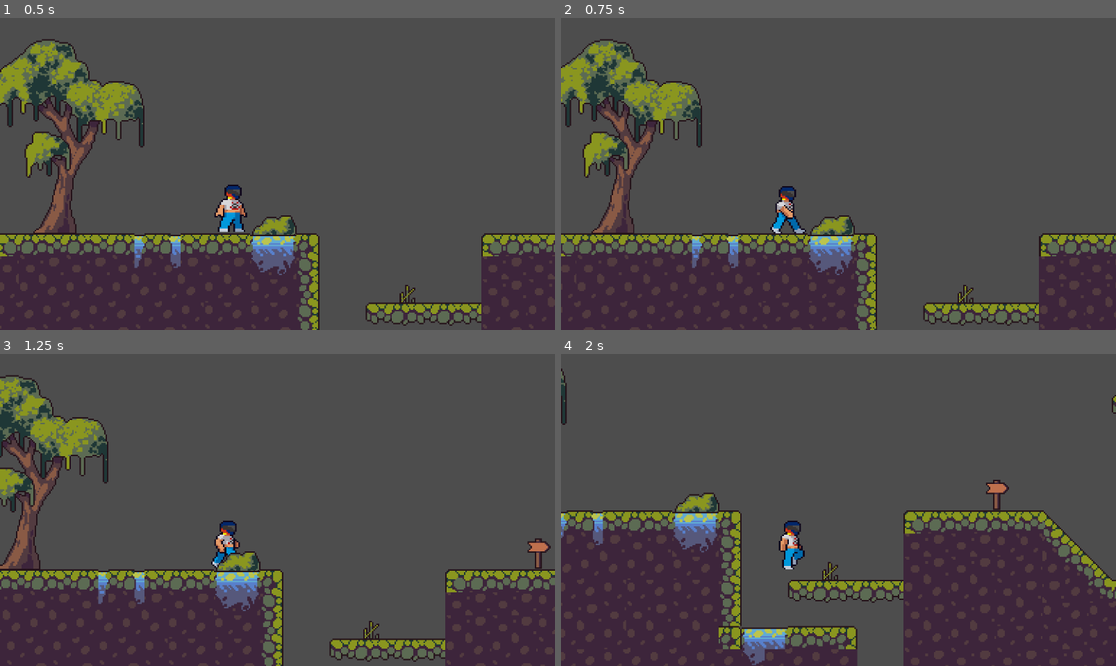
Above: before the commit, frames 1-4 (two rows, left to right).
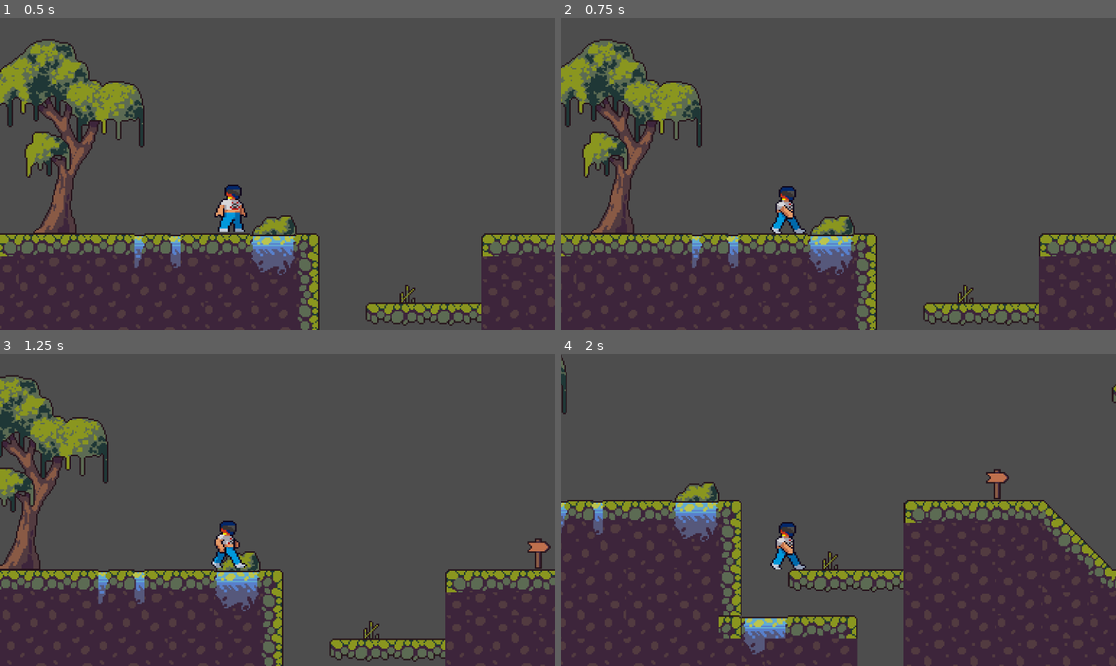
Above: after the commit, the same moments.

Repository: ThallesHR/godotgame
Game: Godot game, scene res://personagens.tscn
Same seed, same stepped clock (60 frames per second), same inputs: the game is played once before the commit and once after it.
Inputs:
- Up to frame 1 (0.5 s): no input
- Up to frame 2 (0.75 s): tap Enter (ui_accept) at 0.5 s; hold Right (ui_right) from 0.53 s (still down)
- Up to frame 3 (1.25 s): keep holding Right (ui_right); tap Enter (ui_accept) at 0.77 s
- Up to frame 4 (2 s): keep holding Right (ui_right); tap Enter (ui_accept) at 1.52 s

Frame 1 is identical in both runs. In frame 2, 0.6% of the frame differs, in the area x 0-87%, y 6-100%; in frame 3, 0.1%; in frame 4, 13%, in the area x 0-100%, y 0-100%.

Commit message:
new update motoboy
new update motoboy -- new animation jump and add new enemie sprite

Diff:
--- /dev/null
+++ b/motoboy-project/enemymov.gd
@@ -0,0 +1,13 @@
+extends CharacterBody2D
+@onready var navigation_agent_2d = $NavigationAgent2D
+
+@export var Player:CharacterBody2D
+@export var	speed:float
+
+func _physics_process(delta):
+	var	 Direction = navigation_agent_2d.get_next_path_position()
+	velocity = Direction*speed
+	move_and_slide()
+
+func _on_timer_timeout():
+	navigation_agent_2d.target_position = Player.global_position
--- a/motoboy-project/personagens.tscn
+++ b/motoboy-project/personagens.tscn
@@ -16,8 +16,12 @@
 [ext_resource type="Texture2D" uid="uid://c7px0snxhpi42" path="res://walk/boi7.png" id="8_8ou23"]
 [ext_resource type="Texture2D" uid="uid://b15bvyvub8el8" path="res://idle/sprite_08.png" id="9_8ou23"]
 [ext_resource type="Texture2D" uid="uid://brvysgatfs7in" path="res://idle/sprite_09.png" id="10_m7lvm"]
+[ext_resource type="Texture2D" uid="uid://ca82vvtsds0yi" path="res://jump_animation/sprite_25.png" id="11_7xf55"]
 [ext_resource type="Texture2D" uid="uid://bp8ypgbyb2ijm" path="res://idle/sprite_10.png" id="11_hedpl"]
+[ext_resource type="Texture2D" uid="uid://d1wukxxiyxpp8" path="res://jump_animation/sprite_23.png" id="11_yctn6"]
 [ext_resource type="Texture2D" uid="uid://dfnk3q58o42qa" path="res://idle/sprite_11.png" id="12_3etq7"]
+[ext_resource type="Texture2D" uid="uid://cw3nrjpsvx6c2" path="res://jump_animation/sprite_26.png" id="12_86t5f"]
+[ext_resource type="Texture2D" uid="uid://c3bbkavskem06" path="res://jump_animation/sprite_24.png" id="12_l5jm7"]
 [ext_resource type="Texture2D" uid="uid://dfs03doxoa1h8" path="res://idle/sprite_12.png" id="13_npm7f"]
 [ext_resource type="Texture2D" uid="uid://cjpppv3c7y7bp" path="res://idle/sprite_13.png" id="14_rhvux"]
 [ext_resource type="Texture2D" uid="uid://b3htrtsjt4v5n" path="res://idle/sprite_14.png" id="15_mrc2g"]
@@ -52,6 +56,23 @@
 	pass # Replace with function body.
 "
 
+[sub_resource type="GDScript" id="GDScript_7waos"]
+script/source = "extends CanvasLayer
+
+
+@onready var label := get_node(\"Label\")
+
+func _input(event: InputEvent):
+	if event.is_action_pressed(\"ui_end\"):
+		get_tree().paused = !get_tree().paused
+		label.visible = get_tree().paused
+
+
+
+func _on_button_pressed() :
+	get_tree().quit()
+"
+
 [sub_resource type="GDScript" id="GDScript_b3p1w"]
 script/source = "extends CharacterBody2D
 
@@ -66,50 +87,75 @@
 
 func _ready():
 	$AnimatedSprite2D.play(\"idle\")
-	pulo_speed = (jump_height*2)/time_apice_pulo
-	gravidade = (jump_height*2)/pow(time_apice_pulo,2)
+	pulo_speed = (jump_height*2) / time_apice_pulo
+	gravidade = (jump_height*2) / pow(time_apice_pulo, 2)
 
 func _physics_process(delta):
 	velocity.y += gravidade * delta
-
 
 	if Input.is_action_pressed(\"ui_left\"):
 		$AnimatedSprite2D.flip_h = true
 		if Input.is_action_pressed(\"run\"):
 			velocity.x = -velocidade_maxima_x * 2
-			$AnimatedSprite2D.play(\"animation_run\")
 		else:
 			velocity.x = max(velocity.x - aceleracao * delta, -velocidade_maxima_x)
-			$AnimatedSprite2D.play(\"animation_walk\")
-
 
 	elif Input.is_action_pressed(\"ui_right\"):
 		$AnimatedSprite2D.flip_h = false
 		if Input.is_action_pressed(\"run\"):
 			velocity.x = velocidade_maxima_x * 2
-			$AnimatedSprite2D.play(\"animation_run\")
 		else:
 			velocity.x = min(velocity.x + aceleracao * delta, velocidade_maxima_x)
-			$AnimatedSprite2D.play(\"animation_walk\")
-
 
 	else:
 		if velocity.x > 0:
 			velocity.x = max(velocity.x - desaceleracao * delta, 0)
 		elif velocity.x < 0:
 			velocity.x = min(velocity.x + desaceleracao * delta, 0)
-		$AnimatedSprite2D.play(\"idle\")
-
 
 	if Input.is_action_just_pressed(\"ui_jump\") and is_on_floor():
-		$AnimatedSprite2D.play(\"idle\")
 		velocity.y = -pulo_speed
 
 	move_and_slide()
+
+	if not is_on_floor():
+		if velocity.y < 0:
+			$AnimatedSprite2D.play(\"animation_jump\")
+		else:
+			$AnimatedSprite2D.play(\"animation_fall\")
+	else:
+		if velocity.x == 0:
+			$AnimatedSprite2D.play(\"idle\")
+		elif abs(velocity.x) > velocidade_maxima_x:
+			$AnimatedSprite2D.play(\"animation_run\")
+		else:
+			$AnimatedSprite2D.play(\"animation_walk\")
 "
 
 [sub_resource type="SpriteFrames" id="SpriteFrames_46pr7"]
 animations = [{
+"frames": [{
+"duration": 1.0,
+"texture": ExtResource("11_7xf55")
+}, {
+"duration": 1.0,
+"texture": ExtResource("12_86t5f")
+}],
+"loop": true,
+"name": &"animation_fall",
+"speed": 5.0
+}, {
+"frames": [{
+"duration": 1.0,
+"texture": ExtResource("11_yctn6")
+}, {
+"duration": 1.0,
+"texture": ExtResource("12_l5jm7")
+}],
+"loop": true,
+"name": &"animation_jump",
+"speed": 3.0
+}, {
 "frames": [{
 "duration": 1.0,
 "texture": ExtResource("1_mrc2g")
@@ -193,24 +239,7 @@
 }]
 
 [sub_resource type="RectangleShape2D" id="RectangleShape2D_yoix2"]
-size = Vector2(26, 34.0621)
-
-[sub_resource type="GDScript" id="GDScript_7waos"]
-script/source = "extends CanvasLayer
-
-
-@onready var label := get_node(\"Label\")
-
-func _input(event: InputEvent):
-	if event.is_action_pressed(\"ui_end\"):
-		get_tree().paused = !get_tree().paused
-		label.visible = get_tree().paused
-
-
-
-func _on_button_pressed() :
-	get_tree().quit()
-"
+size = Vector2(20, 29.031)
 
 [sub_resource type="TileSetAtlasSource" id="TileSetAtlasSource_p405d"]
 texture = ExtResource("23_mrc2g")
@@ -670,25 +699,6 @@
 [node name="Node2D" type="Node2D"]
 script = SubResource("GDScript_s3ttr")
 
-[node name="CharacterBody2D" type="CharacterBody2D" parent="."]
-position = Vector2(-339, -314)
-script = SubResource("GDScript_b3p1w")
-
-[node name="AnimatedSprite2D" type="AnimatedSprite2D" parent="CharacterBody2D"]
-position = Vector2(501, 525)
-scale = Vector2(1.18824, 1.0863)
-sprite_frames = SubResource("SpriteFrames_46pr7")
-animation = &"animation_walk"
-frame_progress = 0.314914
-
-[node name="CollisionShape2D" type="CollisionShape2D" parent="CharacterBody2D"]
-position = Vector2(499, 520)
-shape = SubResource("RectangleShape2D_yoix2")
-
-[node name="Camera2D" type="Camera2D" parent="CharacterBody2D"]
-position = Vector2(534, 496)
-zoom = Vector2(3, 3)
-
 [node name="CanvasLayer" type="CanvasLayer" parent="."]
 process_mode = 3
 script = SubResource("GDScript_7waos")
@@ -729,6 +739,8 @@
 texture = ExtResource("40_fjv3o")
 
 [node name="1Stone" type="Sprite2D" parent="."]
+light_mask = 2
+visibility_layer = 2
 position = Vector2(864, 34)
 texture = ExtResource("38_5g0dc")
 
@@ -737,7 +749,7 @@
 texture = ExtResource("39_054te")
 
 [node name="2Grass" type="Sprite2D" parent="."]
-position = Vector2(1071, 262)
+position = Vector2(1070, 264)
 texture = ExtResource("41_0yxoc")
 
 [node name="2Grass2" type="Sprite2D" parent="."]
@@ -775,6 +787,25 @@
 [node name="2Willow" type="Sprite2D" parent="."]
 position = Vector2(801, 188)
 texture = ExtResource("26_v0hbj")
+
+[node name="CharacterBody2D" type="CharacterBody2D" parent="."]
+position = Vector2(-339, -314)
+script = SubResource("GDScript_b3p1w")
+
+[node name="AnimatedSprite2D" type="AnimatedSprite2D" parent="CharacterBody2D"]
+position = Vector2(501, 525)
+scale = Vector2(1.18824, 1.0863)
+sprite_frames = SubResource("SpriteFrames_46pr7")
+animation = &"animation_fall"
+frame_progress = 0.32437
+
+[node name="CollisionShape2D" type="CollisionShape2D" parent="CharacterBody2D"]
+position = Vector2(500, 522.516)
+shape = SubResource("RectangleShape2D_yoix2")
+
+[node name="Camera2D" type="Camera2D" parent="CharacterBody2D"]
+position = Vector2(534, 496)
+zoom = Vector2(3, 3)
 
 [node name="TileMap" type="TileMap" parent="."]
 position = Vector2(0, 95)
--- a/motoboy-project/project.godot
+++ b/motoboy-project/project.godot
@@ -14,10 +14,6 @@
 run/main_scene="uid://bu4tois6ahmb1"
 config/features=PackedStringArray("4.4", "Forward Plus")
 config/icon="res://icon.svg"
-
-[display]
-
-window/size/mode=3
 
 [input]
 
Empty file added: motoboy-project/enemy.gd
Not shown, added: motoboy-project/enemy.gd.uid
Not shown, added: motoboy-project/enemymov.gd.uid
Binary file added: motoboy-project/jump_animation/sprite_23.png
Not shown, added: motoboy-project/jump_animation/sprite_23.png.import
Binary file added: motoboy-project/jump_animation/sprite_24.png
Not shown, added: motoboy-project/jump_animation/sprite_24.png.import
Binary file added: motoboy-project/jump_animation/sprite_25.png
Not shown, added: motoboy-project/jump_animation/sprite_25.png.import
Binary file added: motoboy-project/jump_animation/sprite_26.png
Not shown, added: motoboy-project/jump_animation/sprite_26.png.import
Binary file added: motoboy-project/monsters/Mushroom-Attack.png
(and 14 more such lines)
